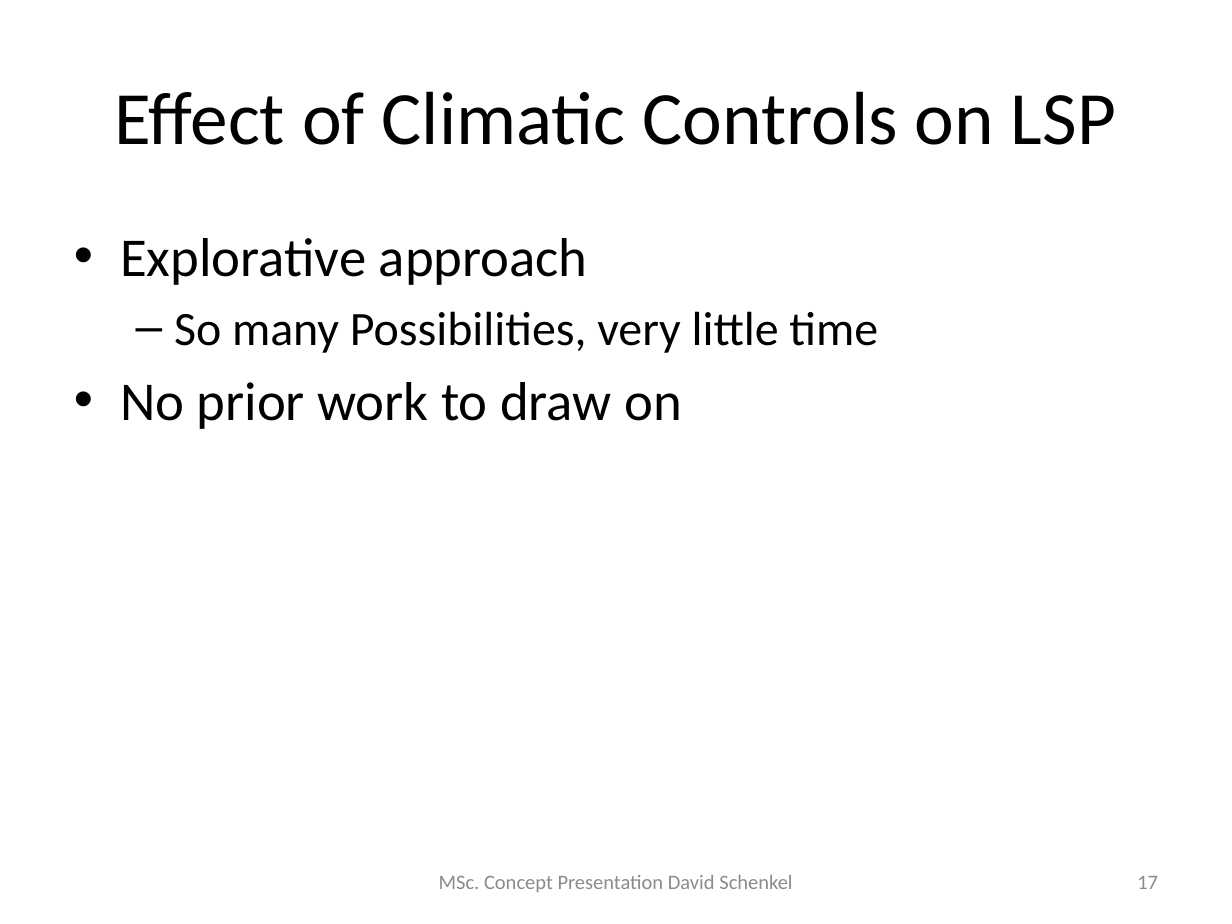
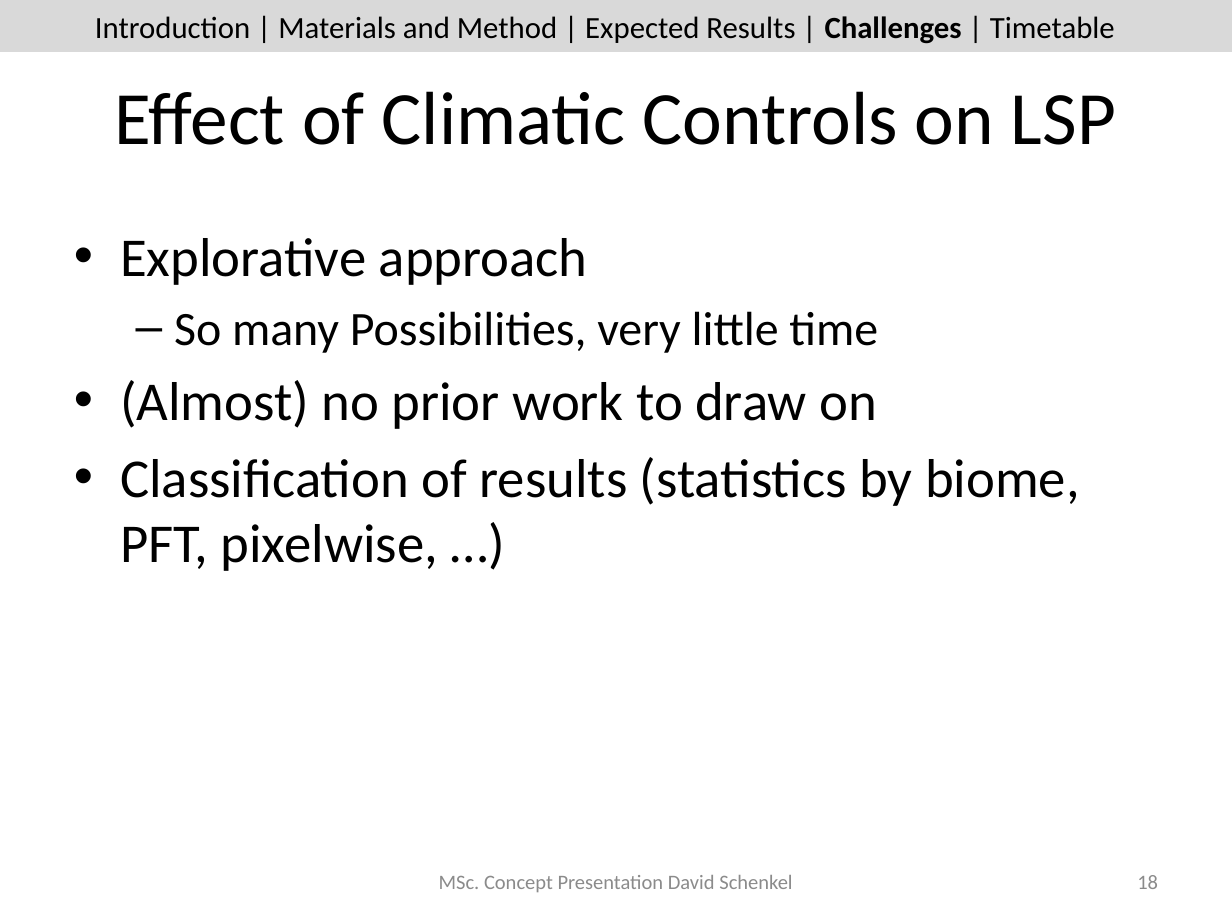
Before and after one commit to dschenkel/geo511, a slide deck: slide 18 of concept_presentation.pptx (slide 17 before the commit). Drawn at 1232x924 pixels with LibreOffice and Linux fonts; fonts in the diff are those of the drawing. Boxes give left, top, right and bottom in pixels: in the first picture for what was removed or moved away, otherwise in the second. Text is boxed around its words. In the diff, an @@ line names an element or a change of style, - is before the commit and + after.

Commit message:
presentation, timetable

```diff
--- a/concept_presentation.pptx
+++ b/concept_presentation.pptx
@@ rectangle added at [0, 0, 1232, 52], fill #D9D9D9 @@
@@ text added at [95, 16, 1115, 44], 18 pt, text #000000 @@
+Introduction | Materials and Method | Expected Results | Challenges | Timetable
@@ text at [120, 380, 1080, 571]: text changed @@
-• No prior work to draw on
+• (Almost) no prior work to draw on
+• Classification of results (statistics by biome, PFT, pixelwise, …)
@@ page number at [1137, 875, 1158, 889]: text changed @@
-17
+18
```
Also in this commit, not shown: 19 other slides changed, 2 slides added, 13 other files.
